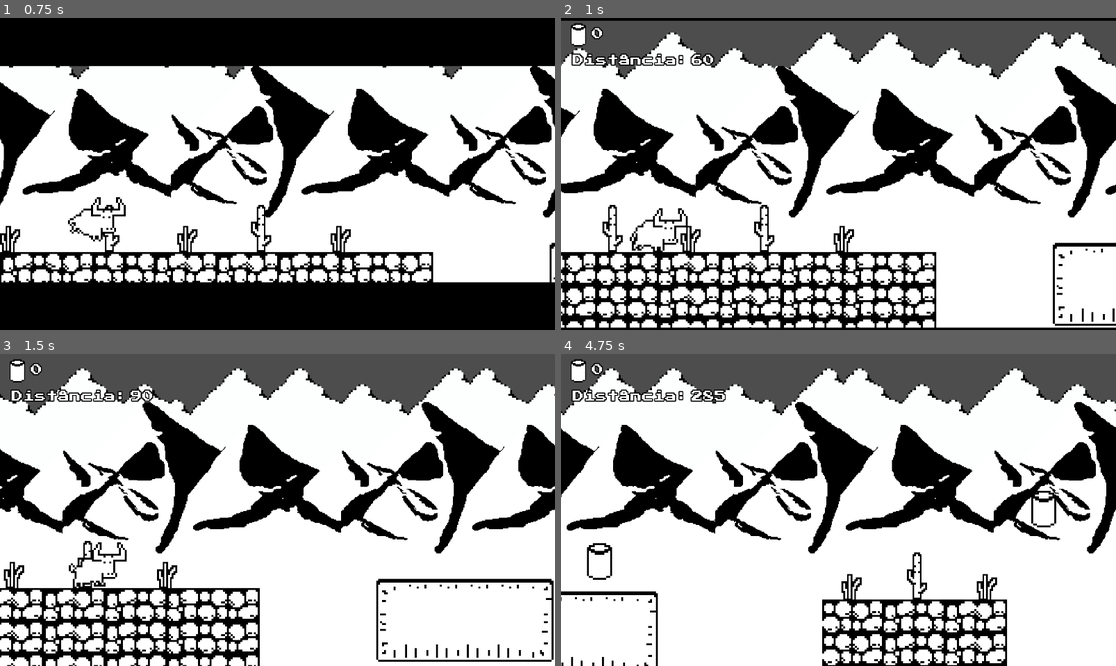
Above: before the commit, frames 1-4 (two rows, left to right).
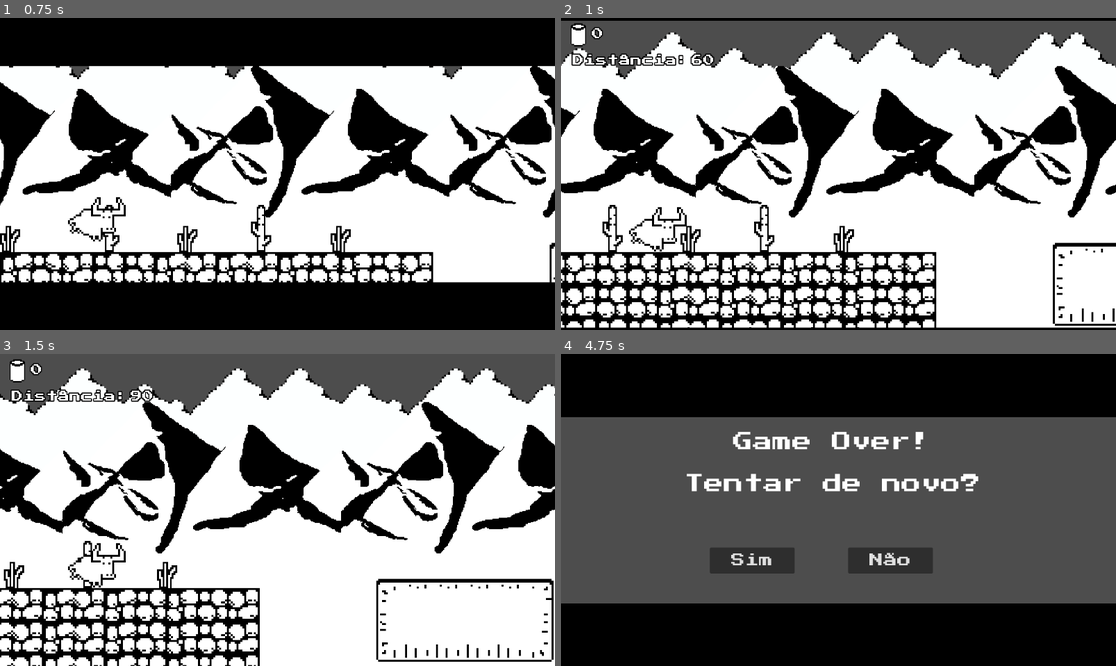
Above: after the commit, the same moments.

Repository: TaubatexasRobotics/new-crazy-bull
Game: Godot game, scene res://scenes/level.tscn
The game is run twice, just before and just after one commit, with the same random seed, the same clock (stepped at 60 frames per second) and the same inputs.
Inputs (mouse positions are in pixels of both pictures, inside the frame that each line leads up to):
- Up to frame 1 (0.75 s): tap Enter (ui_accept) at 0.5, 0.6 s; move the mouse to (399, 158) at 0.52 s; click (399, 158) at 0.67 s
- Up to frame 2 (1 s): tap Space (jump, bound only after the commit) at 0.77, 0.8 s
- Up to frame 3 (1.5 s): tap Space (jump, bound only after the commit) at 1.07, 1.35 s; move the mouse to (166, 525) at 1.27 s; click (166, 525) at 1.42 s
- Up to frame 4 (4.75 s): tap Space (jump, bound only after the commit) at 1.52, 1.82, 2.3, 3.02, 3.32, 3.6, 3.77, 4.07 s; tap Enter (ui_accept) at 1.55, 2.1, 2.85 s; move the mouse to (894, 441) at 2.02 s; click (894, 441) at 2.17 s; move the mouse to (810, 572) at 2.77 s; click (810, 572) at 2.92 s; move the mouse to (1005, 556) at 3.52 s; click (1005, 556) at 3.67 s; click (749, 559) at 4.25 s, where only the run after the commit has a clickable "Sim"

Frame 1 is identical in both runs. In frame 2, 0.4% of the frame differs, in the area x 12-23%, y 60-76%; in frame 3, 0.4%; in frame 4, 95%, in the area x 0-100%, y 0-100%.

Commit message:
Add questions, quiz screen, gameover and transition

Diff:
--- /dev/null
+++ b/assets/questions.json
@@ -0,0 +1,54 @@
+{
+	"data": [
+		{
+		  "question": "A lata de refrigerante é feita de qual material?",
+		  "options": {
+			"A": "Alumínio",
+			"B": "Madeira",
+			"C": "Tecido",
+			"D": "Borracha"
+		  },
+		  "correct_answer": "A"
+		},
+		{
+		  "question": "Reciclar uma lata significa:",
+		  "options": {
+			"A": "Jogar no chão",
+			"B": "Usar o material novamente para fazer novos produtos",
+			"C": "Queimar a lata",
+			"D": "Guardar a lata para sempre"
+		  },
+		  "correct_answer": "B"
+		},
+		{
+		  "question": "Depois de beber um refrigerante em lata, o que é melhor fazer com a lata?",
+		  "options": {
+			"A": "Jogar na rua",
+			"B": "Jogar no lixo reciclável",
+			"C": "Enterrar no chão",
+			"D": "Jogar no rio"
+		  },
+		  "correct_answer": "B"
+		},
+		{
+		  "question": "Reciclar ajuda a:",
+		  "options": {
+			"A": "Cuidar do planeta",
+			"B": "Aumentar o lixo",
+			"C": "Sujar as cidades",
+			"D": "Poluir mais o ar"
+		  },
+		  "correct_answer": "A"
+		},
+		{
+		  "question": "O alumínio reciclado pode virar:",
+		  "options": {
+			"A": "Novas latas",
+			"B": "Pedras",
+			"C": "Água",
+			"D": "Areia"
+		  },
+		  "correct_answer": "A"
+		}
+	]
+}
--- a/project.godot
+++ b/project.godot
@@ -18,3 +18,15 @@
 run/main_scene="res://scenes/level.tscn"
 config/features=PackedStringArray("4.6", "Forward Plus")
 config/icon="res://icon.svg"
+
+[input]
+
+jump={
+"deadzone": 0.2,
+"events": [Object(InputEventKey,"resource_local_to_scene":false,"resource_name":"","device":-1,"window_id":0,"alt_pressed":false,"shift_pressed":false,"ctrl_pressed":false,"meta_pressed":false,"pressed":false,"keycode":0,"physical_keycode":32,"key_label":0,"unicode":32,"location":0,"echo":false,"script":null)
+]
+}
+
+[rendering]
+
+textures/vram_compression/import_etc2_astc=true
--- /dev/null
+++ b/scenes/game_over.tscn
@@ -0,0 +1,57 @@
+[gd_scene format=3 uid="uid://b50q0pcbf61it"]
+
+[ext_resource type="FontFile" uid="uid://tguwnmyouw7x" path="res://assets/fonts/press_start_2p.ttf" id="2_tbwuq"]
+[ext_resource type="PackedScene" uid="uid://cwk3ibh2tsj8y" path="res://scenes/transition.tscn" id="2_wqhvx"]
+
+[sub_resource type="LabelSettings" id="LabelSettings_jng0p"]
+font_size = 41
+
+[node name="GameOver" type="CanvasLayer" unique_id=2021997312]
+
+[node name="try_again" type="Label" parent="." unique_id=1888186599]
+offset_left = 256.0
+offset_top = 249.0
+offset_right = 897.0
+offset_bottom = 328.0
+theme_override_colors/font_outline_color = Color(0, 0, 0, 1)
+theme_override_constants/line_spacing = 0
+theme_override_constants/outline_size = 10
+theme_override_fonts/font = ExtResource("2_tbwuq")
+theme_override_font_sizes/font_size = 53
+text = "Tentar de novo?"
+label_settings = SubResource("LabelSettings_jng0p")
+autowrap_mode = 1
+
+[node name="game_over" type="Label" parent="." unique_id=113191052]
+offset_left = 357.0
+offset_top = 162.0
+offset_right = 773.0
+offset_bottom = 203.0
+theme_override_colors/font_outline_color = Color(0, 0, 0, 1)
+theme_override_constants/line_spacing = 0
+theme_override_constants/outline_size = 10
+theme_override_fonts/font = ExtResource("2_tbwuq")
+theme_override_font_sizes/font_size = 53
+text = "Game Over!"
+label_settings = SubResource("LabelSettings_jng0p")
+autowrap_mode = 1
+
+[node name="yes" type="Button" parent="." unique_id=1056330885]
+offset_left = 309.0
+offset_top = 402.0
+offset_right = 485.0
+offset_bottom = 456.0
+theme_override_fonts/font = ExtResource("2_tbwuq")
+theme_override_font_sizes/font_size = 29
+text = "Sim"
+
+[node name="no" type="Button" parent="." unique_id=1266227717]
+offset_left = 596.0
+offset_top = 402.0
+offset_right = 772.0
+offset_bottom = 456.0
+theme_override_fonts/font = ExtResource("2_tbwuq")
+theme_override_font_sizes/font_size = 29
+text = "Não"
+
+[node name="Transition" parent="." unique_id=1016674332 instance=ExtResource("2_wqhvx")]
--- a/scenes/level.tscn
+++ b/scenes/level.tscn
@@ -14,6 +14,9 @@
 
 [sub_resource type="RectangleShape2D" id="RectangleShape2D_w8frs"]
 size = Vector2(57, 965)
+
+[sub_resource type="RectangleShape2D" id="RectangleShape2D_t1rx8"]
+size = Vector2(1828, 83.5)
 
 [node name="level" type="Node" unique_id=1475529182]
 script = ExtResource("1_rr44w")
@@ -56,5 +59,13 @@
 
 [node name="Transition" parent="." unique_id=1016674332 instance=ExtResource("11_t1rx8")]
 
+[node name="GameOver" type="Area2D" parent="." unique_id=1378953138]
+collision_layer = 4
+
+[node name="CollisionShape2D" type="CollisionShape2D" parent="GameOver" unique_id=978371450]
+position = Vector2(626, 858.25)
+shape = SubResource("RectangleShape2D_t1rx8")
+
 [connection signal="timeout" from="Timer" to="." method="_on_timer_timeout"]
 [connection signal="area_entered" from="DeleteBodies" to="." method="_on_delete_bodies_area_entered"]
+[connection signal="body_entered" from="GameOver" to="." method="_on_game_over_body_entered"]
--- /dev/null
+++ b/scenes/quiz.tscn
@@ -0,0 +1,72 @@
+[gd_scene format=3 uid="uid://ckppgbaenog33"]
+
+[ext_resource type="FontFile" uid="uid://tguwnmyouw7x" path="res://assets/fonts/press_start_2p.ttf" id="1_36y45"]
+[ext_resource type="Script" uid="uid://br08a2wprw4us" path="res://scripts/quiz.gd" id="1_jng0p"]
+[ext_resource type="PackedScene" uid="uid://cwk3ibh2tsj8y" path="res://scenes/transition.tscn" id="3_2fkxq"]
+
+[sub_resource type="LabelSettings" id="LabelSettings_jng0p"]
+font_size = 41
+
+[node name="Quiz" type="CanvasLayer" unique_id=2021997312]
+script = ExtResource("1_jng0p")
+
+[node name="question_description" type="Label" parent="." unique_id=2124026387]
+offset_left = 30.0
+offset_top = 128.0
+offset_right = 1086.0
+offset_bottom = 154.0
+theme_override_fonts/font = ExtResource("1_36y45")
+theme_override_font_sizes/font_size = 22
+text = "event is InputEventScreenTouch and event.pressed"
+
+[node name="question" type="Label" parent="." unique_id=113191052]
+offset_left = 376.0
+offset_top = 27.0
+offset_right = 852.0
+offset_bottom = 68.0
+theme_override_colors/font_outline_color = Color(0, 0, 0, 1)
+theme_override_constants/line_spacing = 0
+theme_override_constants/outline_size = 10
+theme_override_fonts/font = ExtResource("1_36y45")
+theme_override_font_sizes/font_size = 53
+text = "Pergunta"
+label_settings = SubResource("LabelSettings_jng0p")
+autowrap_mode = 1
+
+[node name="option_a" type="Button" parent="." unique_id=1882787954]
+offset_left = 64.0
+offset_top = 233.0
+offset_right = 1119.0
+offset_bottom = 311.0
+theme_override_fonts/font = ExtResource("1_36y45")
+theme_override_font_sizes/font_size = 29
+text = "A."
+
+[node name="option_b" type="Button" parent="." unique_id=953001501]
+offset_left = 65.0
+offset_top = 323.0
+offset_right = 1112.0
+offset_bottom = 401.0
+theme_override_fonts/font = ExtResource("1_36y45")
+theme_override_font_sizes/font_size = 29
+text = "B."
+
+[node name="option_c" type="Button" parent="." unique_id=1009183529]
+offset_left = 61.0
+offset_top = 416.0
+offset_right = 1118.0
+offset_bottom = 494.0
+theme_override_fonts/font = ExtResource("1_36y45")
+theme_override_font_sizes/font_size = 29
+text = "C."
+
+[node name="option_d" type="Button" parent="." unique_id=785522649]
+offset_left = 60.0
+offset_top = 518.0
+offset_right = 1125.0
+offset_bottom = 596.0
+theme_override_fonts/font = ExtResource("1_36y45")
+theme_override_font_sizes/font_size = 29
+text = "D."
+
+[node name="Transition" parent="." unique_id=1016674332 instance=ExtResource("3_2fkxq")]
--- a/scripts/level.gd
+++ b/scripts/level.gd
@@ -5,13 +5,17 @@
 @export var static_objects : Array[PackedScene] = []
 @export var heights : Array[int] = []
 @onready var spawner : Marker2D = $Spawner
+@onready var transition : Transition = $Transition
 @onready var static_bodies : Node = $StaticBodies
 @onready var delete_bodies : Area2D = $DeleteBodies
 var speed : float = 0
 var current_ground : ScrollBody
 var current_ground_index: int = 0
+var total_can : int = 0
 
 func _ready() -> void:
+	total_can = randi_range(10, 20)
+
 	var ground_reference: ScrollBody = static_bodies.get_children()[0]
 	current_ground = ground_reference
 	speed = current_ground.speed
@@ -45,3 +49,7 @@
 
 func _on_delete_bodies_area_entered(area: Area2D) -> void:
 	area.get_parent().queue_free()
+
+func _on_game_over_body_entered(body: Node2D) -> void:
+	if body is Player:
+		transition.fade_in("game_over")
--- a/scripts/player.gd
+++ b/scripts/player.gd
@@ -4,21 +4,25 @@
 @onready var can_counter : int = 0
 @onready var distance : int = 0
 @onready var sprite : AnimatedSprite2D = $AnimatedSprite2D
-var jumping : bool = false
+var jump : bool = false
 
 func _process(_delta: float) -> void:
 	distance += 1
 
+func _input(event: InputEvent) -> void:
+	if event is InputEventScreenTouch and event.pressed:
+		jump = true
+
 func _physics_process(delta: float) -> void:
 	if is_on_floor():
-		if Input.is_action_just_pressed("ui_accept"):
+		if Input.is_action_just_pressed("ui_accept") or jump:
 			velocity.y = lerp(0, JUMP_VELOCITY, 0.5)
 
 		sprite.play("run")
 	else:
 		if velocity.y < 0:
 			sprite.play("jump")
-			if Input.is_action_just_released("ui_accept"):
+			if Input.is_action_just_released("ui_accept") or jump:
 				velocity.y = 0
 		else:
 			sprite.play("fall")
--- /dev/null
+++ b/scripts/quiz.gd
@@ -0,0 +1,36 @@
+class_name Quiz extends CanvasLayer
+
+@export var questions_file_path: String = "res://assets/questions.json"
+@onready var ref_question : int = 0
+@onready var questions : Dictionary = {}
+@onready var option_a : Button = $option_a
+@onready var option_b : Button = $option_b
+@onready var option_c : Button = $option_c
+@onready var option_d : Button = $option_d
+@onready var question_description : Label = $question_description
+
+func load_dialogue_data():
+	var file = FileAccess.open(questions_file_path, FileAccess.READ)
+	if file.is_open():
+		var json_string = file.get_as_text()
+		file.close()
+		var json = JSON.new()
+		var error = json.parse(json_string)
+		if error == OK:
+			questions = json.data
+		else:
+			push_error("JSON Parse Error: ", json.get_error_message(), " at line ", json.get_error_line())
+	else:
+		push_error("Failed to open dialogue file.")
+
+	ref_question = randi_range(0, len(['data'][ref_question]) - 1)
+
+	if len(questions['data']) > 0:
+		question_description.text = questions['data'][ref_question]['question']
+		option_a.text = "A. " + questions['data'][ref_question]['options']['A']
+		option_b.text = "B. " + questions['data'][ref_question]['options']['B']
+		option_c.text = "C. " + questions['data'][ref_question]['options']['C']
+		option_d.text = "D. " + questions['data'][ref_question]['options']['D']
+
+func _ready() -> void:
+	load_dialogue_data()
--- /dev/null
+++ b/scripts/screenshake.gd
@@ -0,0 +1,23 @@
+class_name Screenshake extends Node
+
+@export var random_strength: float = 30.0
+@export var shake_fade: float = 5.0
+@export var camera: Camera2D = null
+
+var rng = RandomNumberGenerator.new()
+var shake_strength: float = 0.0
+
+func apply_shake() -> void:
+	shake_strength = random_strength
+
+func _process(delta: float) -> void:
+	if shake_strength > 0:
+		shake_strength = lerpf(shake_strength, 0, shake_fade * delta)
+		if camera:
+			camera.offset = random_offset()
+
+func random_offset() -> Vector2:
+	return Vector2(
+		rng.randf_range(-shake_strength, shake_strength),
+		rng.randf_range(-shake_strength, shake_strength)
+	)
--- a/scripts/transition.gd
+++ b/scripts/transition.gd
@@ -7,10 +7,9 @@
 	animation.play("open")
 
 func fade_in(target: String) -> void:
-	animation.play("open")
+	animation.play_backwards("open")
 	await animation.animation_finished
 	get_tree().change_scene_to_file("res://scenes/" + target + ".tscn")
-	animation.play_backwards("open")
 
 func play_fade_in() -> void:
 	animation.play("open")
Not shown, added: export_presets.cfg
Not shown, added: scripts/quiz.gd.uid
Not shown, added: scripts/screenshake.gd.uid
Not shown, added: scenes/quiz.tscn1664086204.tmp
Not shown, added: scenes/quiz.tscn1671517360.tmp
